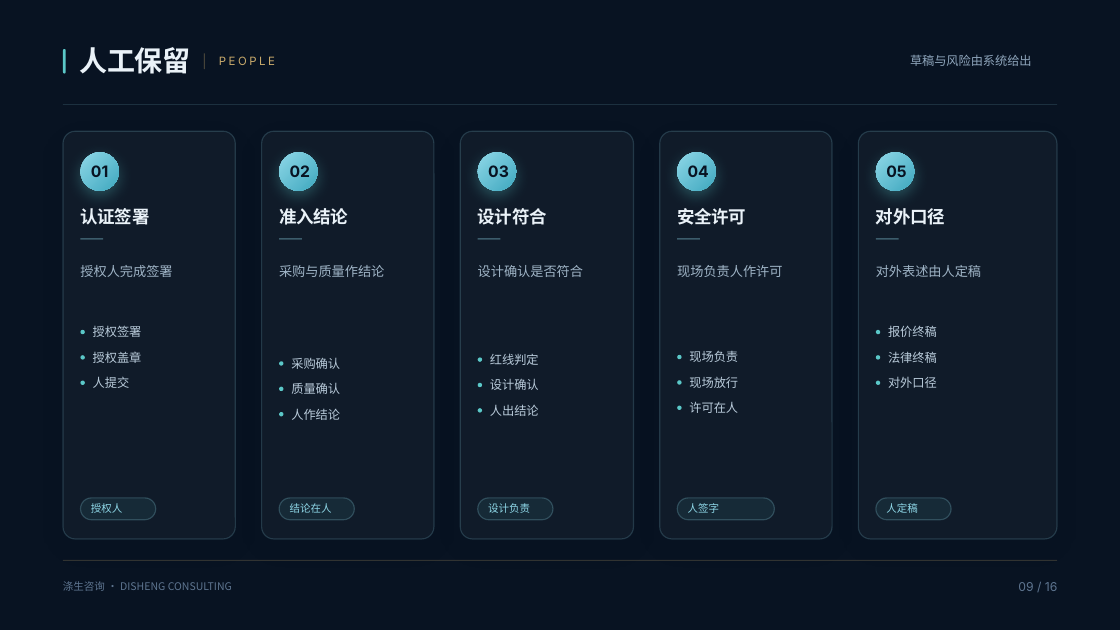
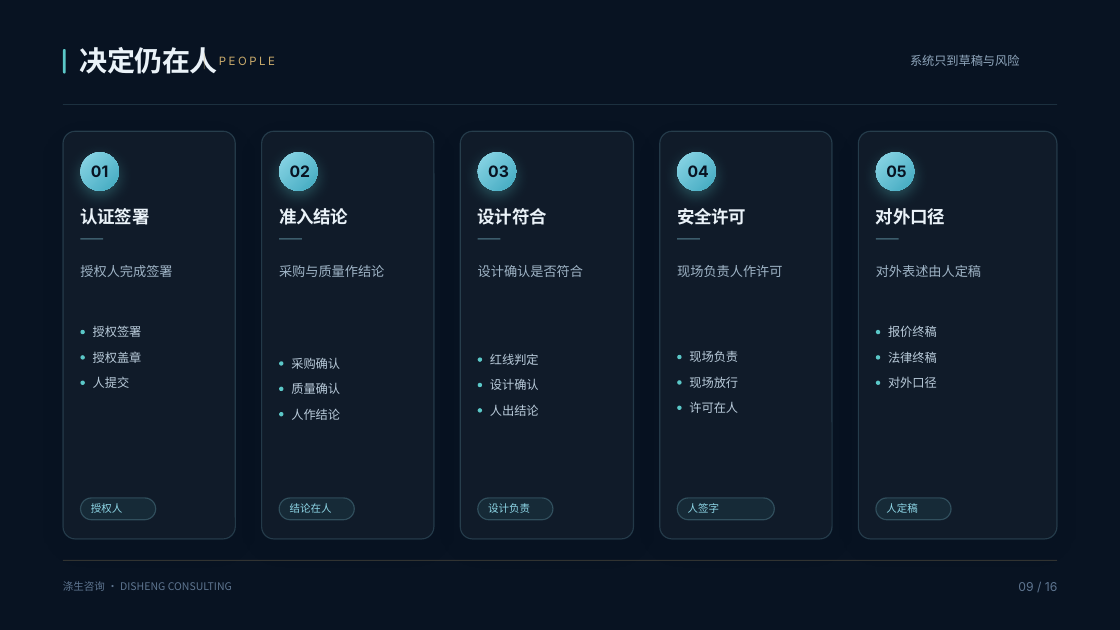
Before and after one commit to panaitech/agent-forge-customer, a slide deck: slide 9 of goldwind/docs/标准知识进入工作场景.pptx. Drawn at 1120x630 pixels with LibreOffice and Linux fonts; fonts in the diff are those of the drawing; background and template pictures are left out. Boxes give left, top, right and bottom in pixels: in the first picture for what was removed or moved away, otherwise in the second. Text is boxed around its words. In the diff, an @@ line names an element or a change of style, - is before the commit and + after.

```diff
--- a/goldwind/docs/标准知识进入工作场景.pptx
+++ b/goldwind/docs/标准知识进入工作场景.pptx
@@ text at (x1=80, y1=47, x2=218, y2=74): text changed @@
-人工保留
+决定仍在人
@@ text at (x1=910, y1=55, x2=1020, y2=66): text changed @@
-草稿与风险由系统给出
+系统只到草稿与风险
```
Also in this commit, not shown: 8 other slides changed, 1 other file.
